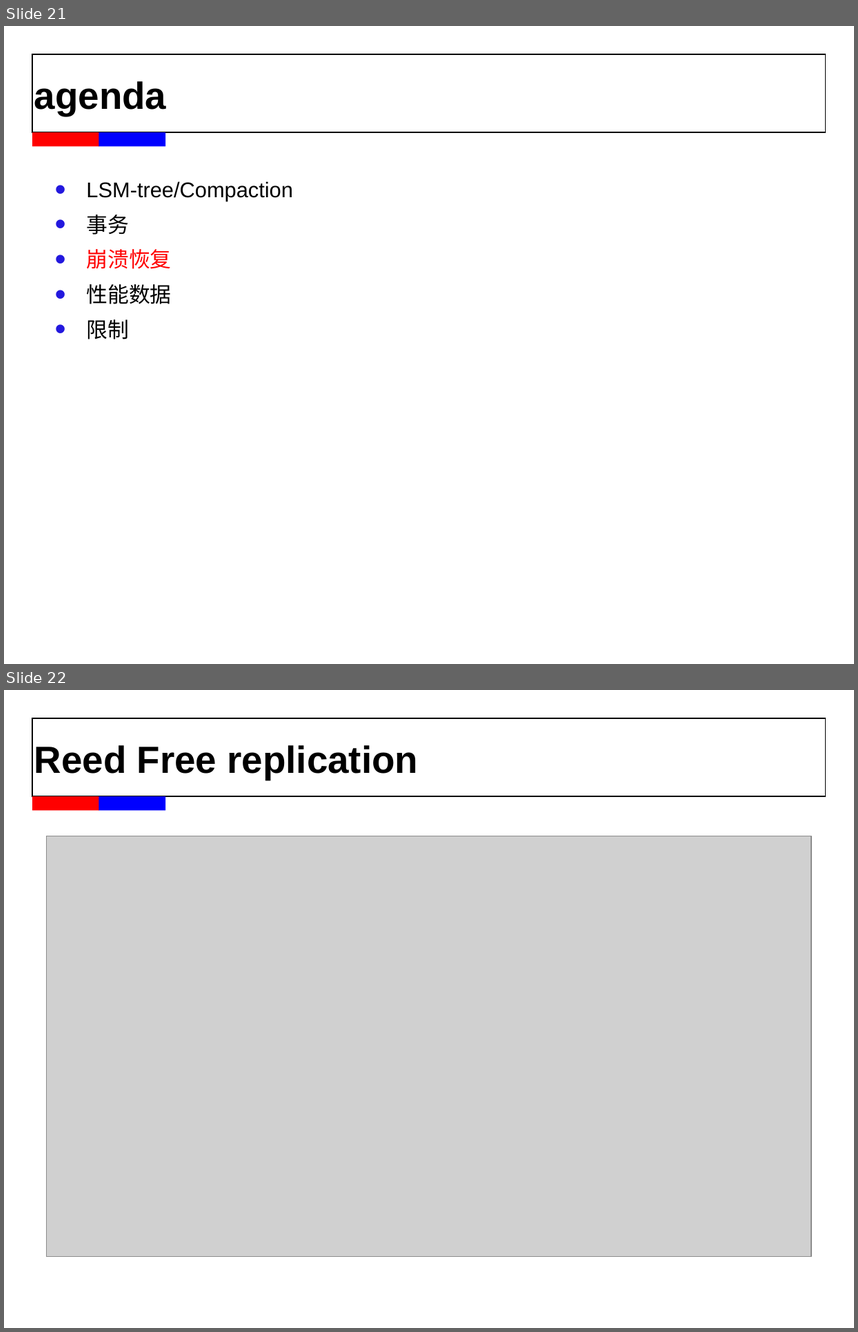
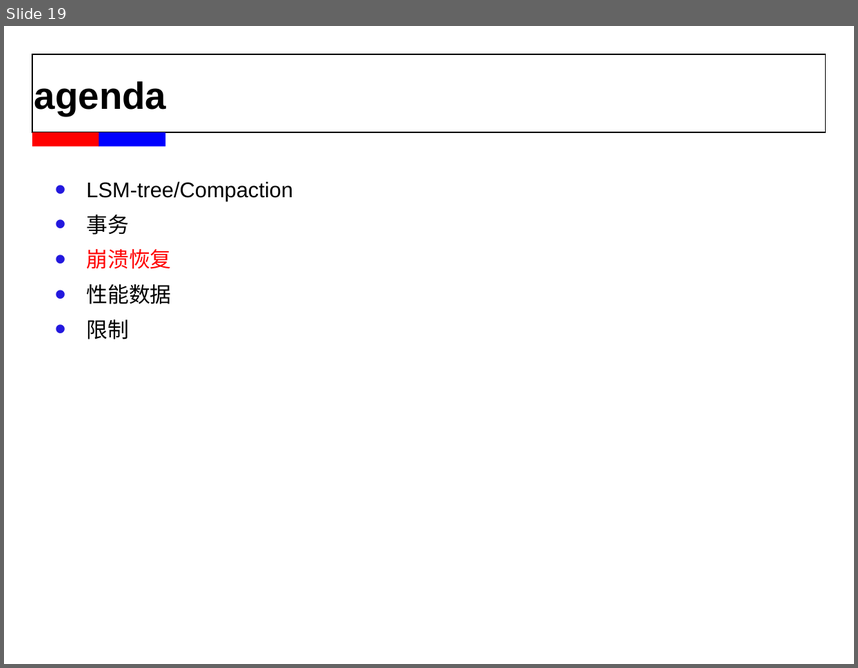
Before and after one commit to wisehead/techblog, a slide deck: database/MySQL/MyRocks_chenhui.ppt. Shown one above the other, each under a label of ours: slides 21 and 22 before the commit, slide 19 after it. The pictures are 858x1332 and 858x668 pixels, drawn with LibreOffice and Linux fonts; fonts in the diff are those of the drawing; grey boxes stand for pictures; background and template pictures are left out. Boxes give left, top, right and bottom in pixels: in the first picture for what was removed or moved away, otherwise in the second. Text is boxed around its words. In the diff, an @@ line names an element or a change of style, - is before the commit and + after.

```diff
--- a/database/MySQL/MyRocks_chenhui.ppt
+++ b/database/MySQL/MyRocks_chenhui.ppt
@@ slide 22 removed at (4, 690, 854, 1328), background #FFFFFF; not listed: 3 template elements that a slide beside it also shows @@
@@ title removed at (34, 745, 419, 780) @@
-Reed Free replication
@@ picture removed at (47, 836, 811, 1257) @@
@@ what was slide 21 is now slide 19 @@
```
Also in this commit, not shown: 1 slide changed, 4 other slides removed.
